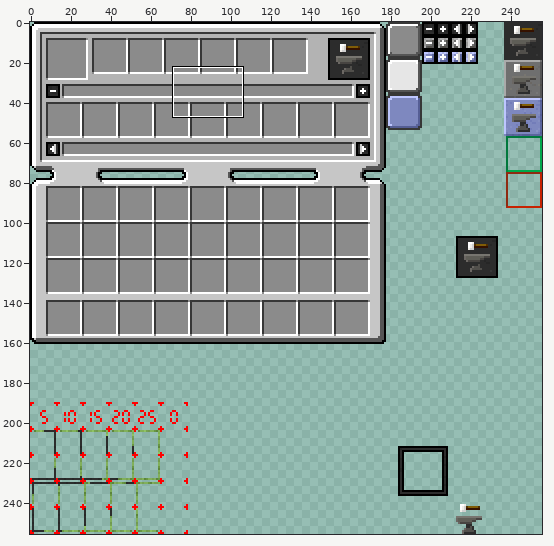
Two states of a sprite sheet, src/main/resources/assets/drpcore/textures/guis/recipe_crafting_simple.png. The first picture is a wide view before the edit; the outline marks the close-up.
Close-up. First the earlier version:
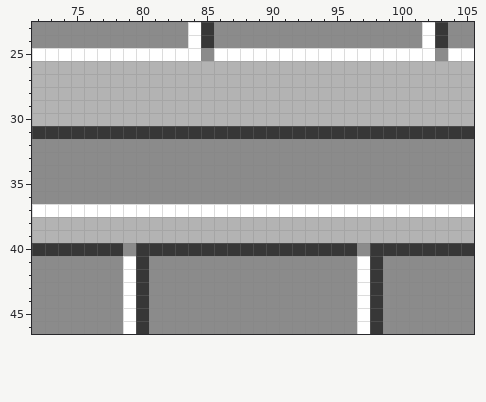
The file is 256x256 pixels. Pixels under 10% opacity are left out. Colours within 5 levels of each other are drawn and written as one. Shown: x 72..105, y 23..46.
The result:
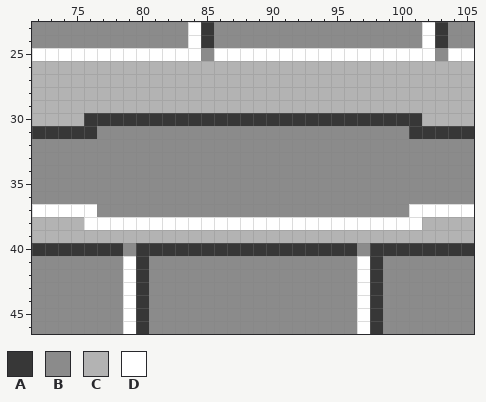
Palette (. is transparent): A #373737  B #8b8b8b  C #b3b3b3  D #ffffff
The edit:
The author changed colour C to colour A in row 30 at x 76 to 101.
The author changed colour A to colour B in row 31 at x 77 to 100.
The author changed colour D to colour B in row 37 at x 77 to 100.
The author changed colour C to colour D in row 38 at x 76 to 101.
